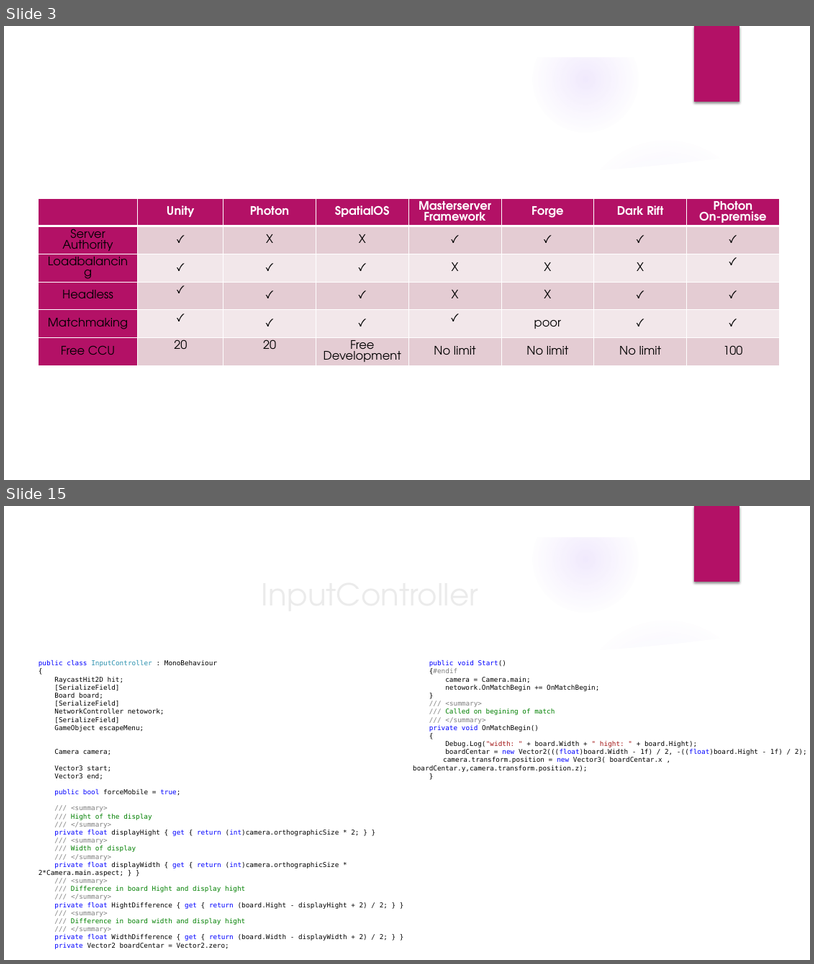
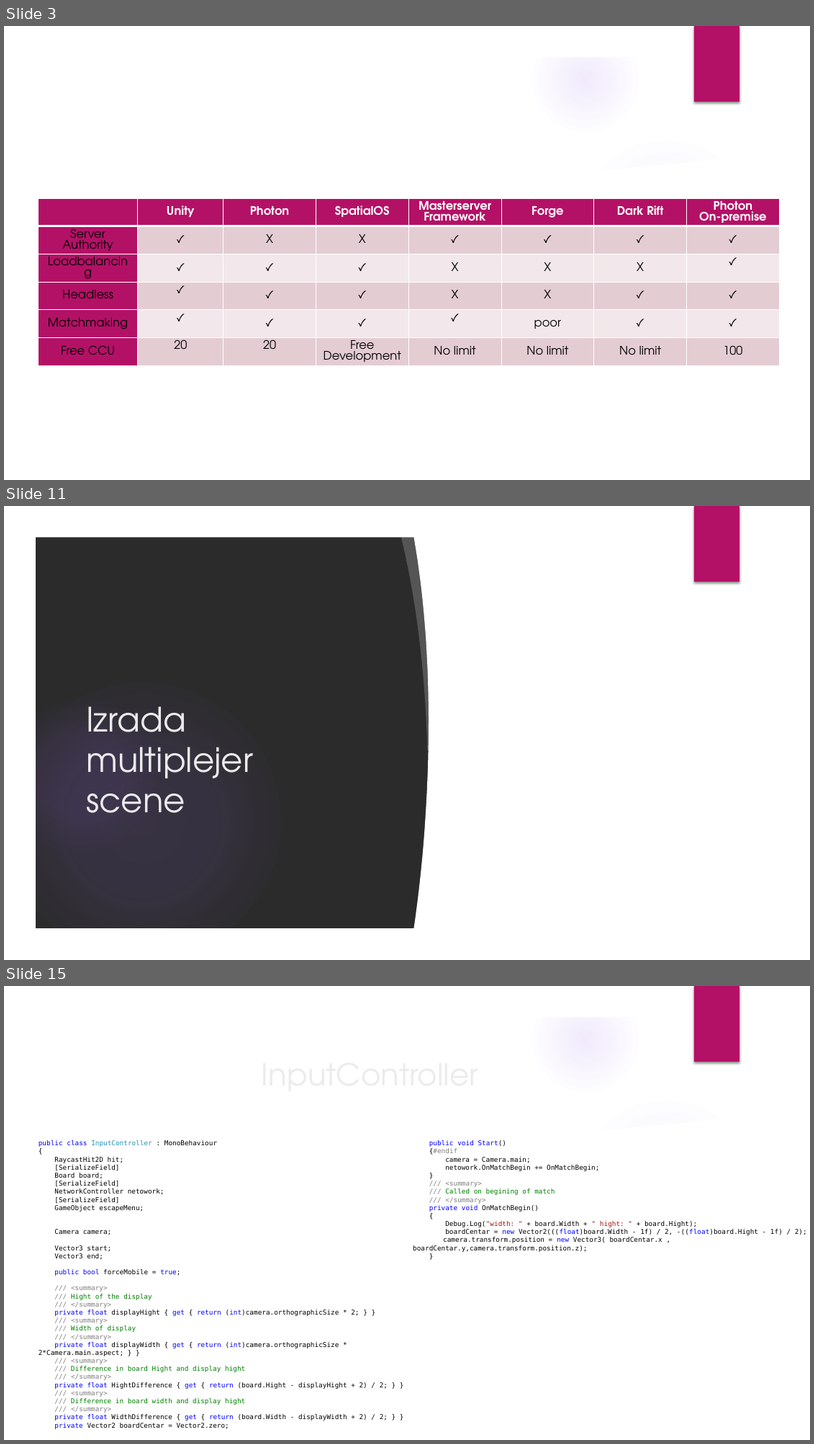
Before and after one commit to DavidManic/MineSweepersServer, a slide deck: Prezentacija.pptx. Shown one above the other, each under a label of ours: slides 3 and 15 before the commit, slides 3, 11 and 15 after it; the slides between them are not shown. The pictures are 814x964 and 814x1444 pixels, drawn with LibreOffice and Linux fonts; fonts in the diff are those of the drawing; background and template pictures are left out; a plain dark background stands for a picture behind light text. Boxes give left, top, right and bottom in pixels: in the first picture for what was removed or moved away, otherwise in the second. Text is boxed around its words. In the diff, an @@ line names an element or a change of style, - is before the commit and + after.

```diff
--- a/Prezentacija.pptx
+++ b/Prezentacija.pptx
@@ slide 11 added at (4,506,810,960), background picture (left out); not listed: 6 template elements that a slide beside it also shows @@
@@ freeform shape added at (401,531,448,752), fill #FFFFFF at 20% opacity @@
@@ freeform shape added at (413,533,496,933), fill #FFFFFF @@
@@ rectangle added at (486,533,782,933), fill #FFFFFF @@
@@ title added at (86,706,253,813), 40 pt, text #EBEBEB @@
+Izrada
+multiplejer
+scene
```
Also in this commit, not shown: 4 slides changed, 12 other slides added, 14 slides removed, 1 other file.
